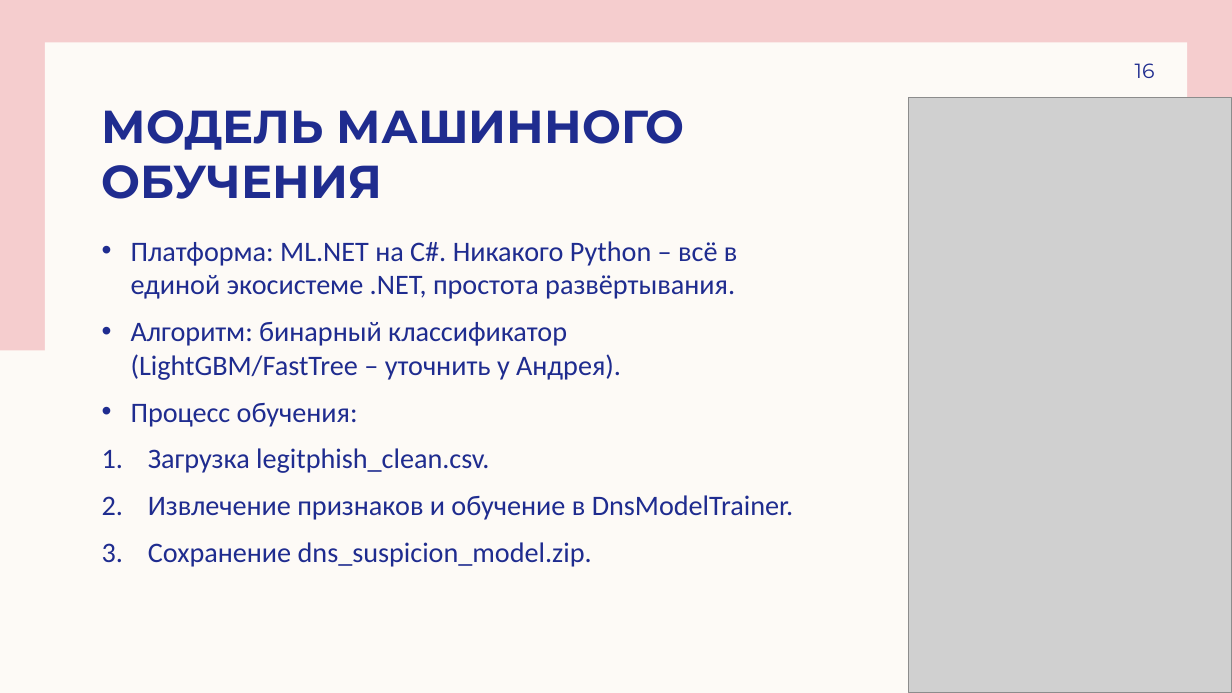
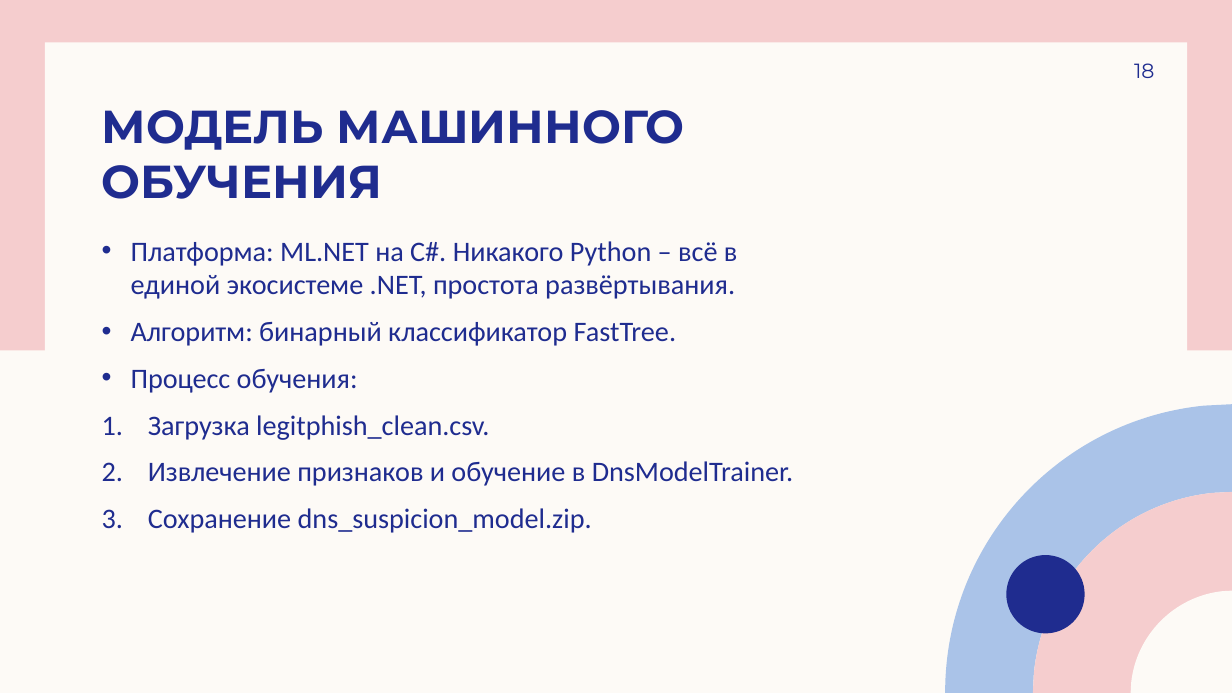
Before and after one commit to andreyilych/cs2valvesoftware, a slide deck: slide 18 of анализатор подозрительности доменных имен (DNS).pptx (slide 16 before the commit). Drawn at 1232x693 pixels with LibreOffice and Linux fonts; fonts in the diff are those of the drawing; grey boxes stand for pictures. Boxes give left, top, right and bottom in pixels: in the first picture for what was removed or moved away, otherwise in the second. Text is boxed around its words. In the diff, an @@ line names an element or a change of style, - is before the commit and + after.

```diff
--- a/анализатор подозрительности доменных имен (DNS).pptx
+++ b/анализатор подозрительности доменных имен (DNS).pptx
@@ page number at [1134,63,1154,78]: text changed @@
-16
+18
@@ picture removed at [909,98,1232,693] @@
@@ text at [131,322,676,346]: text changed @@
-• Алгоритм: бинарный классификатор (LightGBM/FastTree – уточнить у Андрея).
+• Алгоритм: бинарный классификатор FastTree.
@@ freeform shape added at [1006,555,1085,634], fill #1F2C8F @@
```
Also in this commit, not shown: 7 other slides changed, 10 slides added, 2 slides removed.
